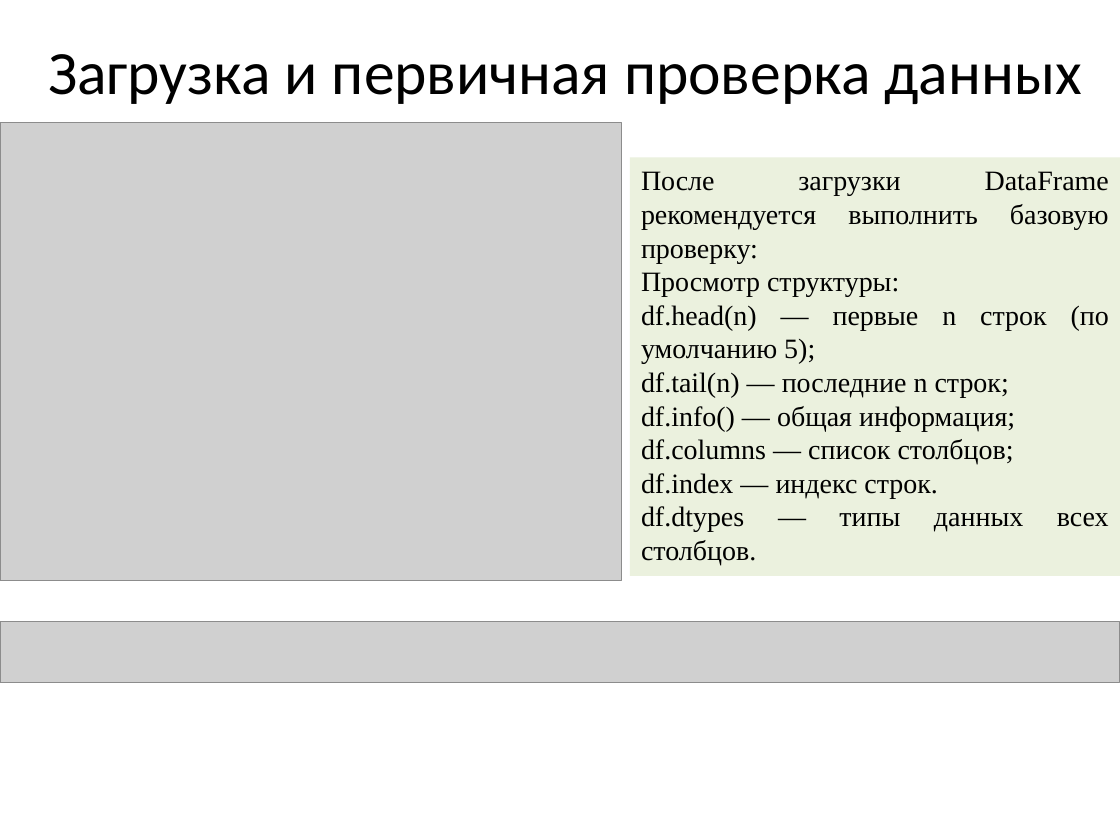
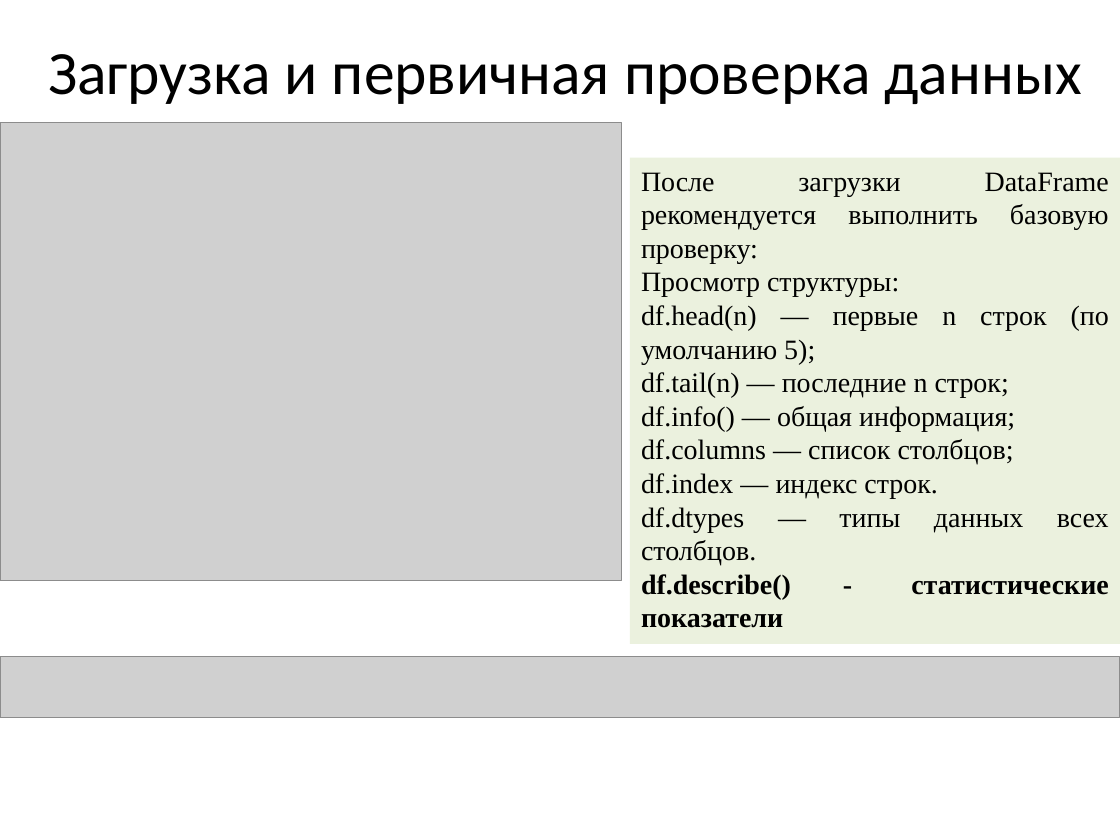
Before and after one commit to mbdatateach/site, a slide deck: slide 13 of аналитика/лекции/1 введение в анализ данных.pptx. Drawn at 1120x840 pixels with LibreOffice and Linux fonts; fonts in the diff are those of the drawing; grey boxes stand for pictures. Boxes give left, top, right and bottom in pixels: in the first picture for what was removed or moved away, otherwise in the second. Text is boxed around its words. In the diff, an @@ line names an element or a change of style, - is before the commit and + after.

```diff
--- a/аналитика/лекции/1 введение в анализ данных.pptx
+++ b/аналитика/лекции/1 введение в анализ данных.pptx
@@ rectangle "После загрузки DataFrame рекомендуется выполнить ...": place and size @@
-rectangle "После загрузки DataFrame рекомендуется выполнить ..." at <box>631,158,1120,577</box>
+rectangle "После загрузки DataFrame рекомендуется выполнить ..." at <box>631,158,1120,644</box>
@@ text in rectangle at <box>641,574,1109,628</box>: paragraph added @@
+df.describe() - статистические показатели
@@ picture: place and size @@
-picture at <box>0,622,1120,683</box>
+picture at <box>0,656,1120,718</box>
```
Also in this commit, not shown: 5 other files.
